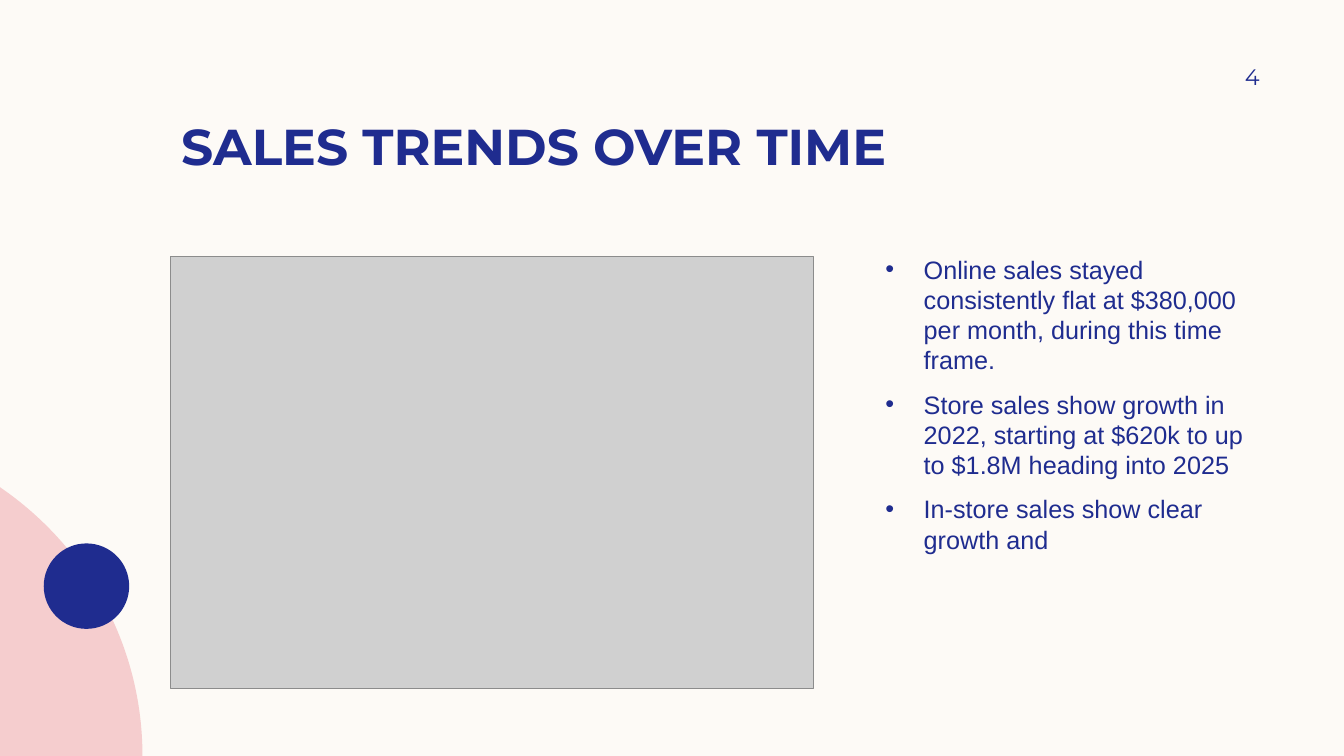
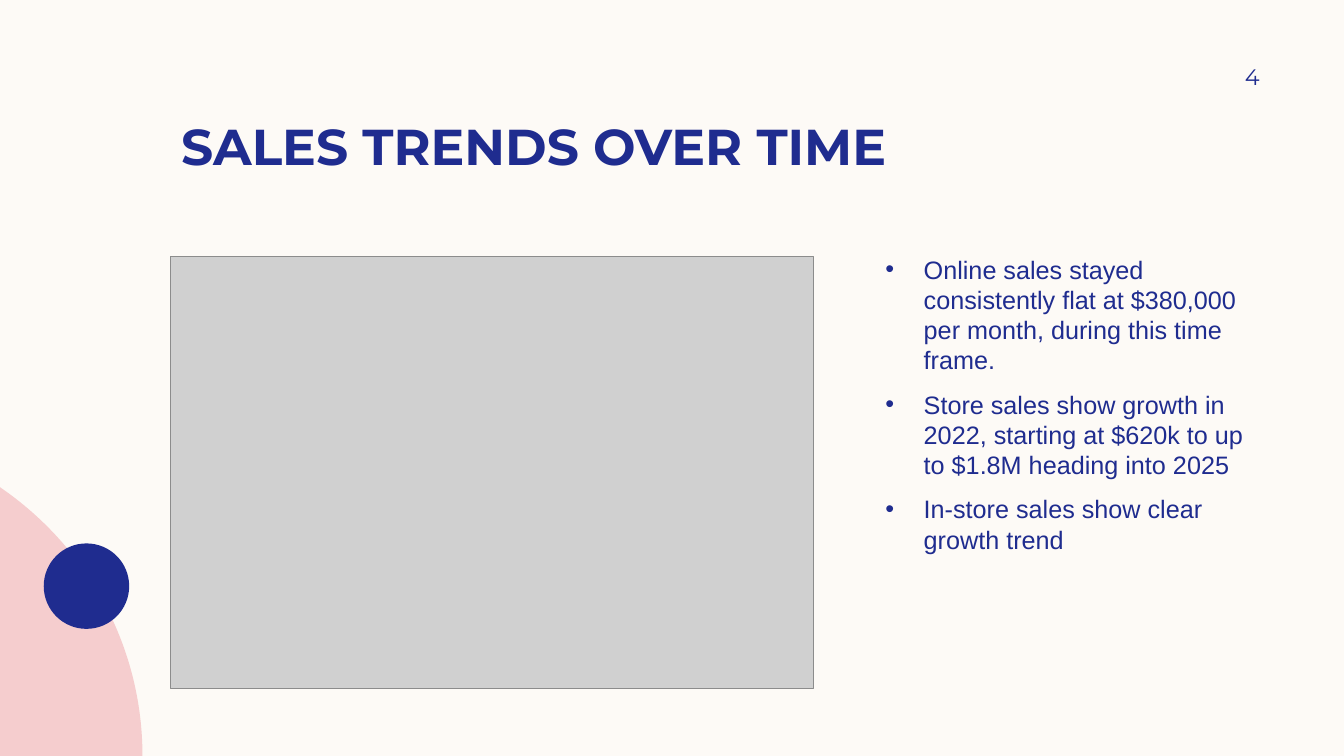
Before and after one commit to dmelgar333/Capstone_3, a slide deck: slide 4 of Melgar_Powerpoint3.pptx. Drawn at 1344x756 pixels with LibreOffice and Linux fonts; fonts in the diff are those of the drawing; grey boxes stand for pictures; background and template pictures are left out. Boxes give left, top, right and bottom in pixels: in the first picture for what was removed or moved away, otherwise in the second. Text is boxed around its words. In the diff, an @@ line names an element or a change of style, - is before the commit and + after.

```diff
--- a/Melgar_Powerpoint3.pptx
+++ b/Melgar_Powerpoint3.pptx
@@ text at bbox=[924, 499, 1203, 554]: text changed @@
-• In-store sales show clear growth and
+• In-store sales show clear growth trend
```
Also in this commit, not shown: 1 other slide changed, 1 other file.
